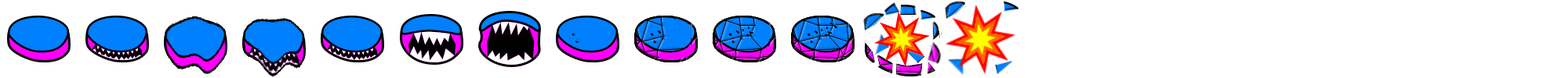
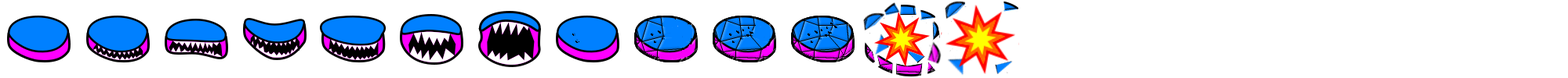
The second 1568x78 image is a revision of the first. Changes to its layers:
painted on "Livello" over bbox(85, 15, 386, 78)
